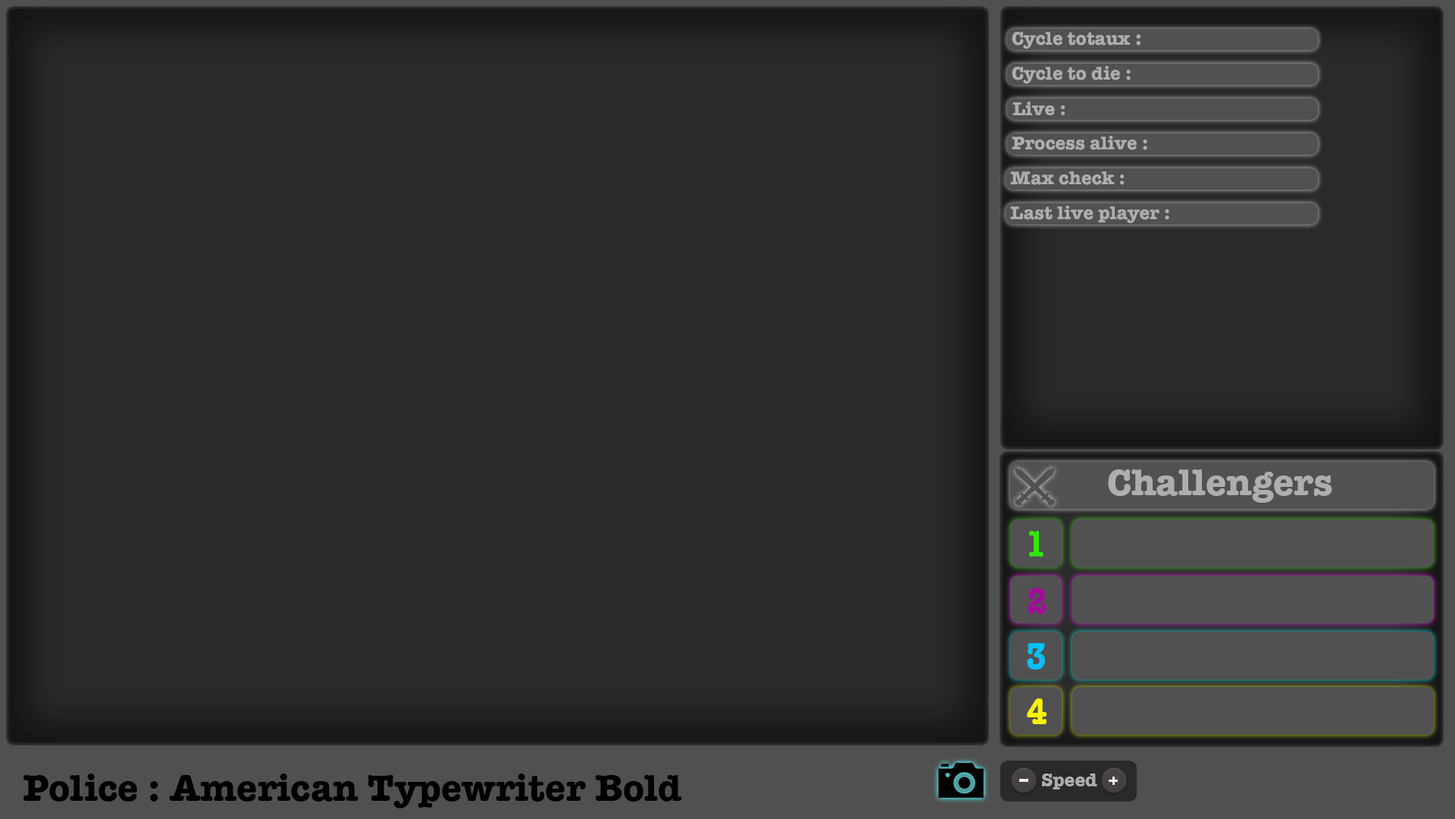
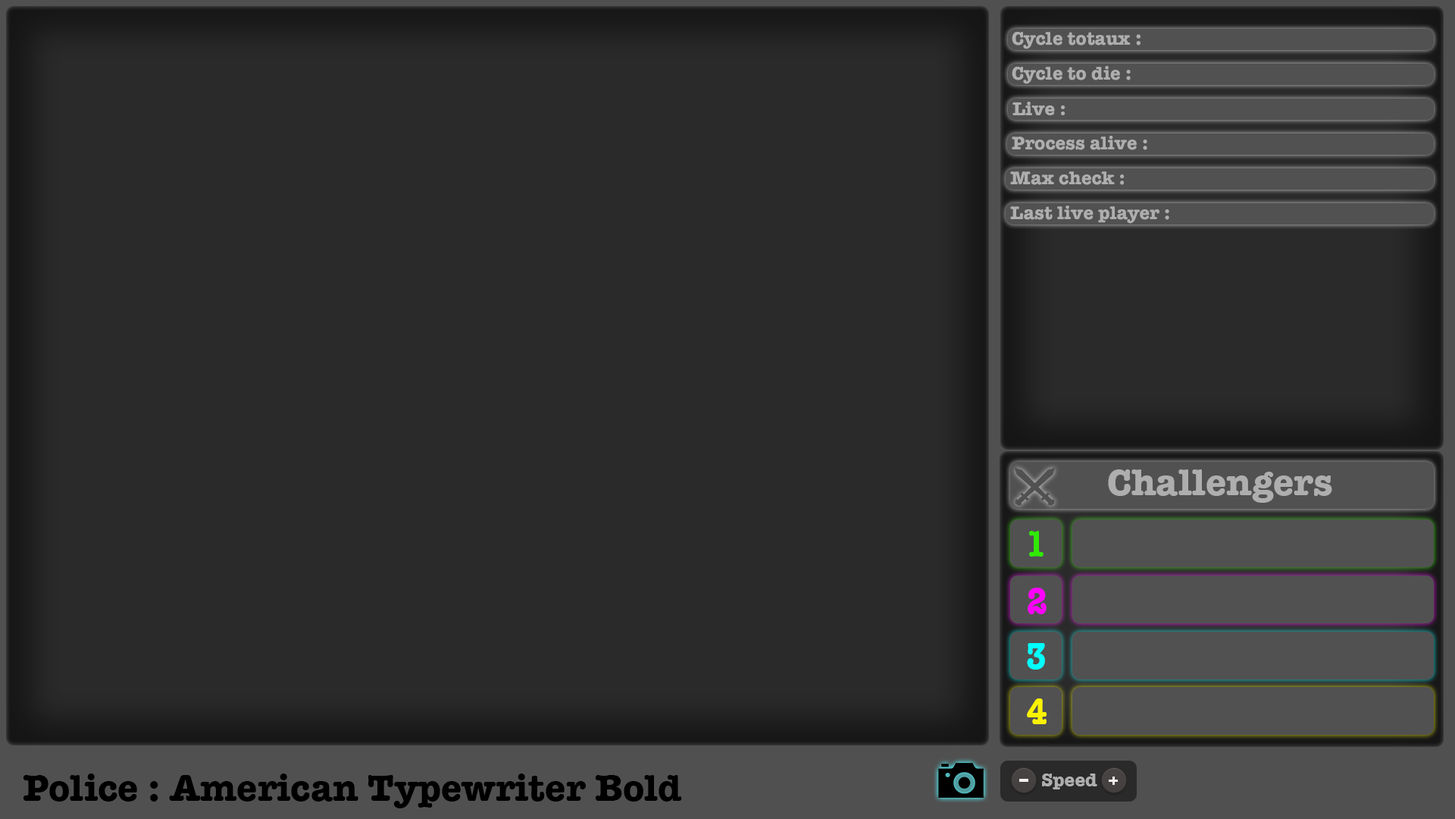
Two versions of the same layered image (w=1455, h=819). Layer-by-layer changes:
painted on "Cycle" (2nd of 2, in "info" › "Cycle") over [1007, 28, 1435, 51]
painted on "Current die" (1st of 4, in "info" › "live") over [1007, 98, 1435, 120]
painted on "Current die" (2nd of 4, in "info" › "check") over [1311, 203, 1435, 225]
painted on "Current die" (3rd of 4, in "info" › "Cycle die") over [1007, 63, 1435, 85]
painted on "Current die" (4th of 4, in "info" › "cur_die") over [1311, 168, 1435, 190]
painted on "nb_process" (2nd of 2, in "info" › "nb_process") over [1311, 133, 1435, 155]
